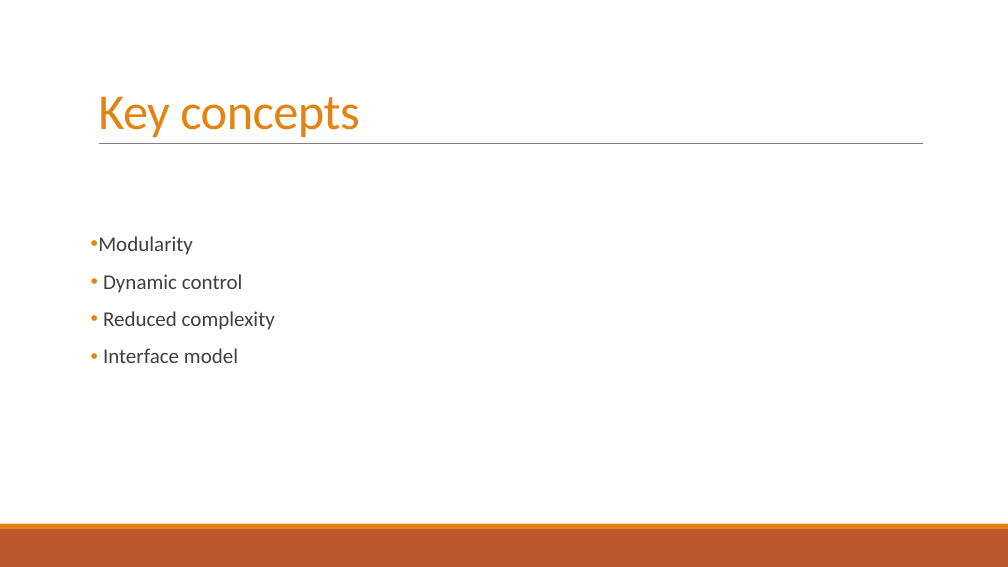
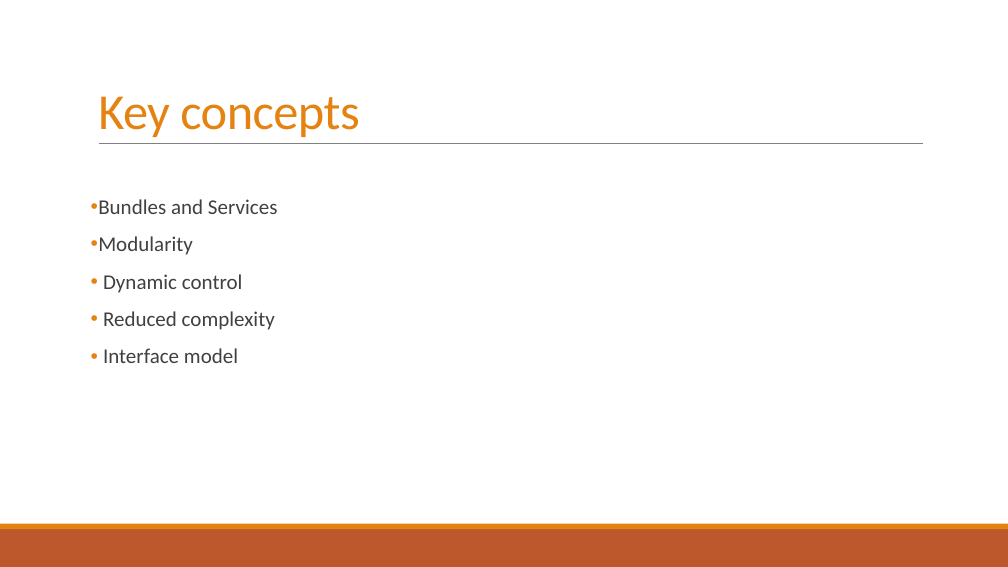
Before and after one commit to aschwed/OSGi, a slide deck: slide 4 of OSGi.pptx. Drawn at 1008x567 pixels with LibreOffice and Linux fonts; fonts in the diff are those of the drawing. Boxes give left, top, right and bottom in pixels: in the first picture for what was removed or moved away, otherwise in the second. Text is boxed around its words. In the diff, an @@ line names an element or a change of style, - is before the commit and + after.

```diff
--- a/OSGi.pptx
+++ b/OSGi.pptx
@@ text at (x1=98, y1=199, x2=278, y2=214): paragraph added @@
+• Bundles and Services
```
